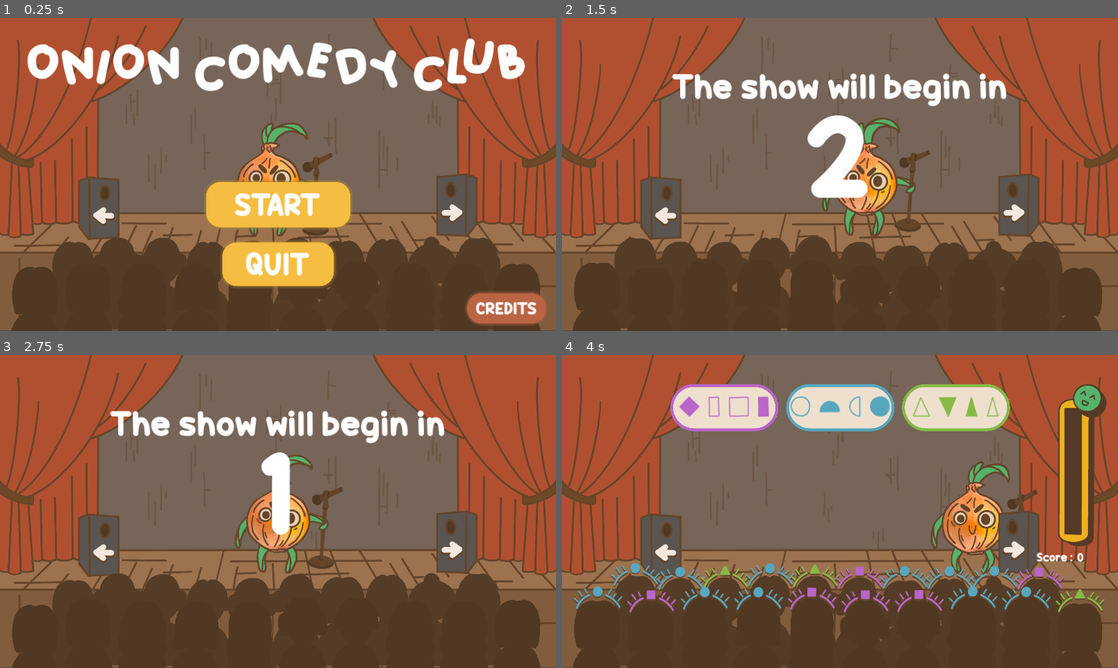
Above: before the commit, frames 1-4 (two rows, left to right).
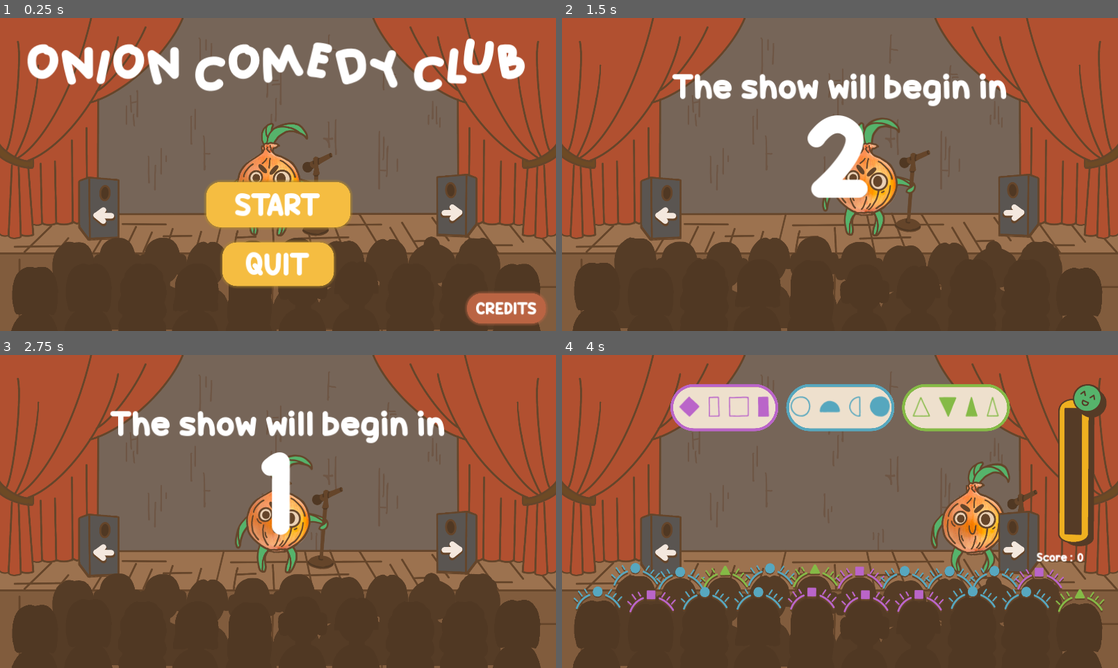
Above: after the commit, the same moments.

Repository: IridescenceFR/GlobalGameJam2024
Game: Godot game, scene res://Scenes/Main.tscn
Same seed, same stepped clock (60 frames per second), same inputs: the game is played once before the commit and once after it. Sound files missing from this copy of the repository are replaced by a short silence.
Inputs (mouse positions are in pixels of both pictures, inside the frame that each line leads up to):
- Up to frame 1 (0.25 s): no input
- Up to frame 2 (1.5 s): click "START" at 0.5 s; move the mouse to (962, 158) at 1.27 s; hold Right (move_right) from 1.28 s (still down); hold N (add_score) from 1.28 s (still down)
- Up to frame 3 (2.75 s): move the mouse to (166, 527) at 2.02 s; release Right (move_right) at 2.03 s; release N (add_score) at 2.03 s; hold Left (move_left) from 2.03 s (still down); tap N (add_score) at 2.1 s
- Up to frame 4 (4 s): move the mouse to (895, 442) at 2.77 s; release Left (move_left) at 2.78 s; hold N (add_score) 2.78-3.53 s; hold Right (move_right) from 2.78 s (still down); move the mouse to (812, 574) at 3.52 s; tap N (add_score) at 3.6 s

The runs differ from the first frame. In frame 1, 1.7% of the frame differs, in the area x 0-100%, y 0-100%; in frame 2, 2.0%; in frame 3, 2.0%; in frame 4, 1.6%.

Commit message:
mini fix

Diff:
--- a/Scenes/Main.tscn
+++ b/Scenes/Main.tscn
@@ -66,7 +66,7 @@
 [node name="Scene" type="Sprite2D" parent="."]
 clip_children = 2
 z_index = -1
-position = Vector2(960, 537)
+position = Vector2(960, 540)
 texture = ExtResource("3_31qod")
 
 [node name="StartTimer" type="Timer" parent="."]
